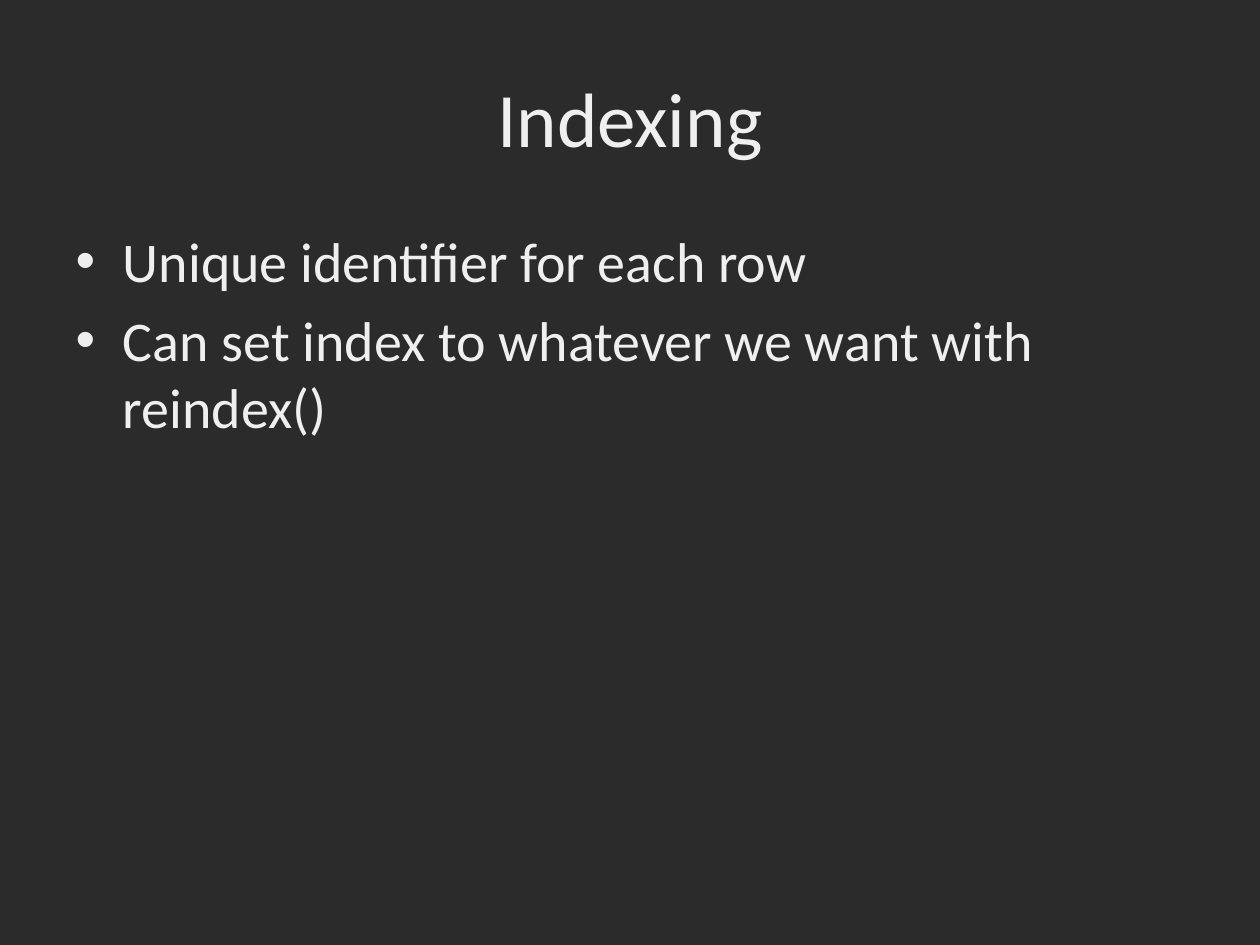
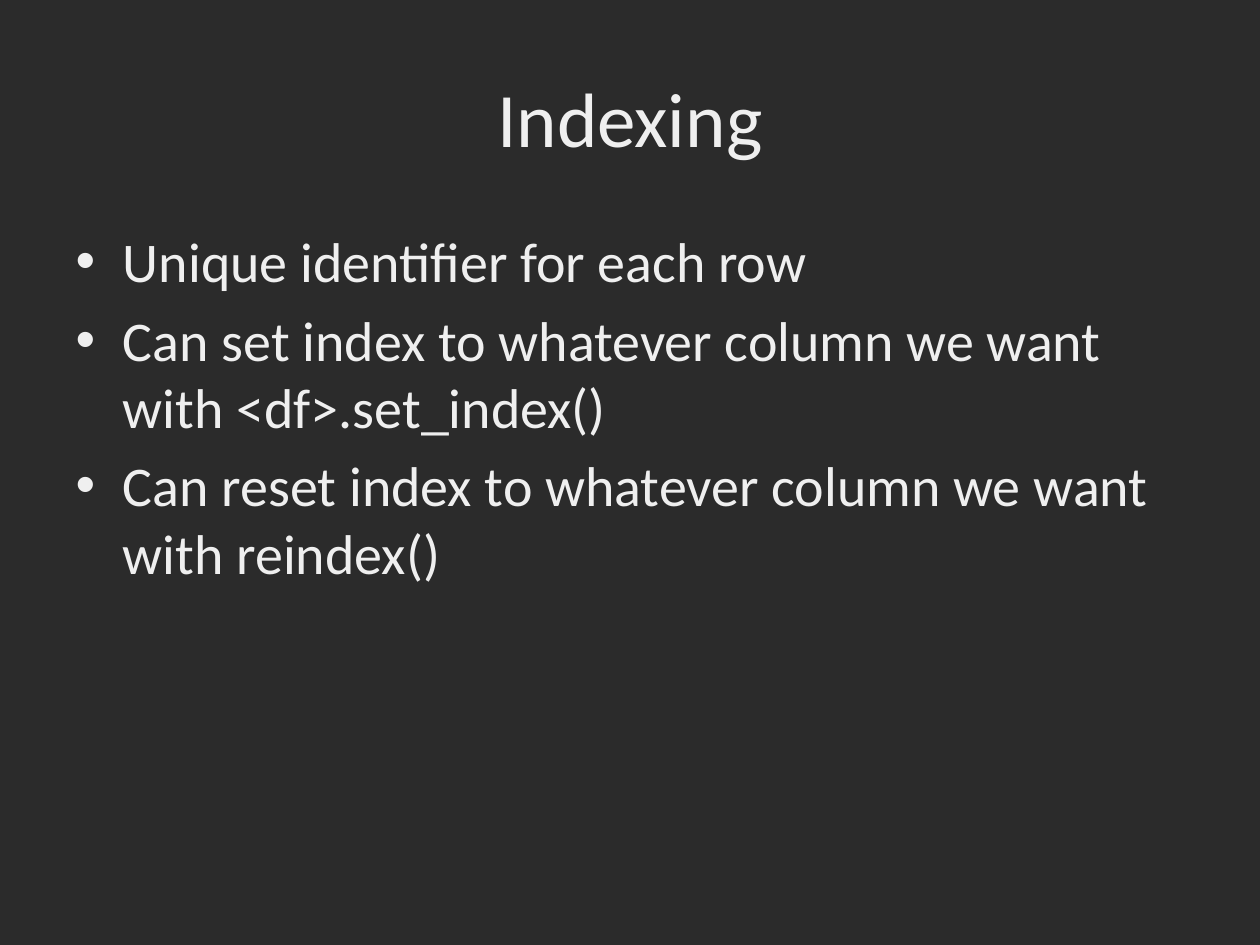
Before and after one commit to dbowmans46/PracticalProgramming, a slide deck: slide 11 of Session 7 - Python/Instructional Material/Session 7 – Python Pandas Data Wrangling.pptx (slide 9 before the commit). Drawn at 1260x945 pixels with LibreOffice and Linux fonts; fonts in the diff are those of the drawing; background and template pictures are left out; a plain dark background stands for a picture behind light text. Boxes give left, top, right and bottom in pixels: in the first picture for what was removed or moved away, otherwise in the second. Text is boxed around its words. In the diff, an @@ line names an element or a change of style, - is before the commit and + after.

```diff
--- a/Session 7 - Python/Instructional Material/Session 7 – Python Pandas Data Wrangling.pptx
+++ b/Session 7 - Python/Instructional Material/Session 7 – Python Pandas Data Wrangling.pptx
@@ text at [123, 322, 1148, 582]: text changed @@
-• Can set index to whatever we want with reindex()
+• Can set index to whatever column we want with <df>.set_index()
+• Can reset index to whatever column we want with reindex()
```
Also in this commit, not shown: 4 other slides changed, 3 slides added, 1 slide removed.
